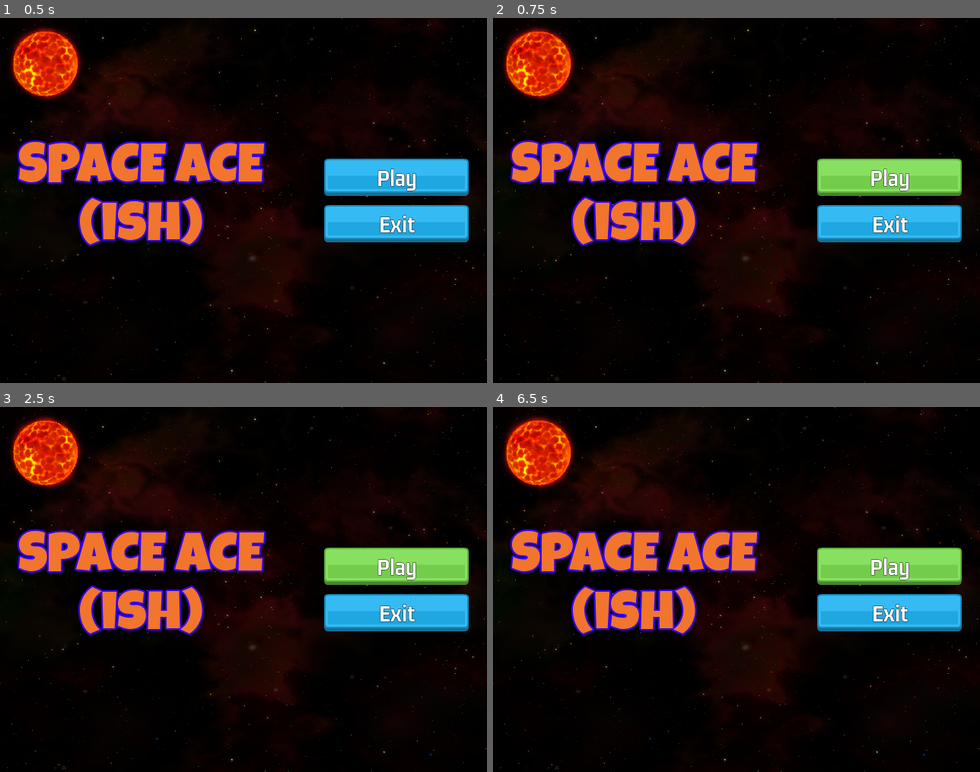
Above: before the commit, frames 1-4 (two rows, left to right).
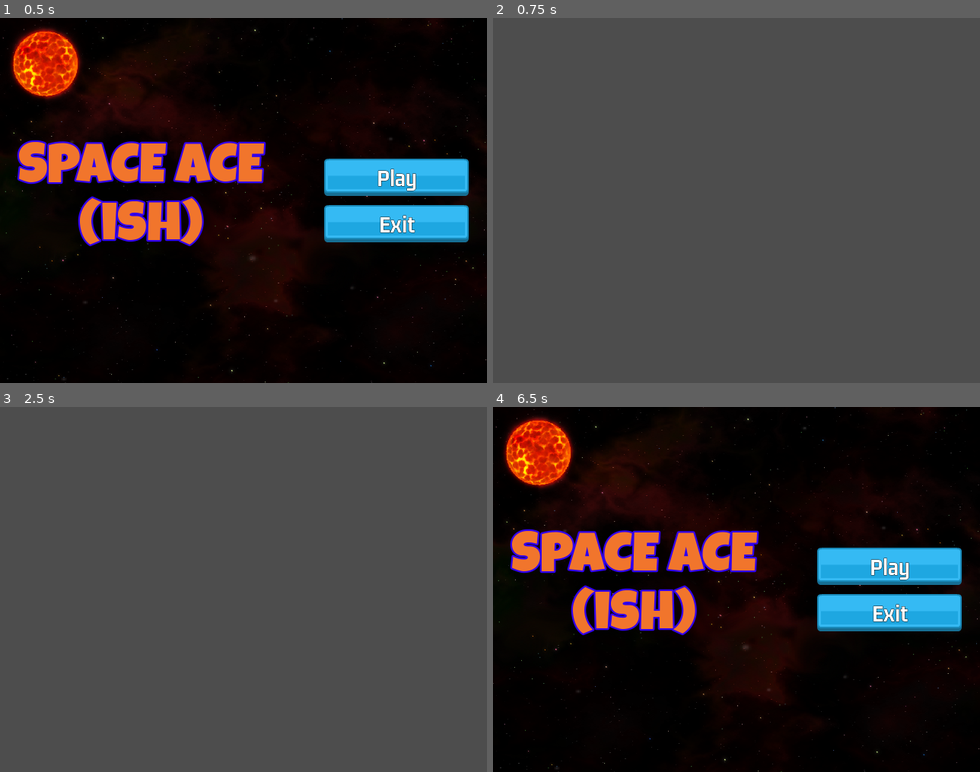
Above: after the commit, the same moments.

Repository: jaerrib/learning-godot
Game: Godot game, scene res://scenes/main/main.tscn
The game is run twice, just before and just after one commit, with the same random seed, the same clock (stepped at 60 frames per second) and the same inputs.
Inputs (mouse positions are in pixels of both pictures, inside the frame that each line leads up to):
- Up to frame 1 (0.5 s): no input
- Up to frame 2 (0.75 s): click "Play" at 0.5 s
- Up to frame 3 (2.5 s): click (394, 567) at 1.25 s, where only the run before the commit has a clickable "Play"; click (394, 567) at 2 s, where only the run before the commit has a clickable "Play"
- Up to frame 4 (6.5 s): tap Enter at 2.75, 4.25, 5.75 s; tap Space at 3.5, 5 s; tap Escape at 6.4 s

Frame 1 is identical in both runs. In frame 2, 100% of the frame differs, in the area x 0-100%, y 0-100%; in frame 3, 100%; in frame 4, 2.8%.

Commit message:
Set up base level, add navigation to and from menu

Diff:
--- a/space-ace/project.godot
+++ b/space-ace/project.godot
@@ -15,6 +15,10 @@
 config/features=PackedStringArray("4.3", "Forward Plus")
 config/icon="res://icon.png"
 
+[autoload]
+
+GameManager="*res://singletons/game_manager.gd"
+
 [display]
 
 window/size/viewport_width=640
--- /dev/null
+++ b/space-ace/scenes/level/level.gd
@@ -0,0 +1,11 @@
+extends Node2D
+
+
+# Called when the node enters the scene tree for the first time.
+func _ready() -> void:
+	pass # Replace with function body.
+
+
+func _process(delta: float) -> void:
+	if Input.is_key_pressed(KEY_ESCAPE):
+		GameManager.load_main_scene()
--- /dev/null
+++ b/space-ace/scenes/level/level.tscn
@@ -0,0 +1,6 @@
+[gd_scene load_steps=2 format=3 uid="uid://bp6nn3hnriyc"]
+
+[ext_resource type="Script" path="res://scenes/level/level.gd" id="1_164x3"]
+
+[node name="Level" type="Node2D"]
+script = ExtResource("1_164x3")
--- a/space-ace/scenes/main/main.gd
+++ b/space-ace/scenes/main/main.gd
@@ -12,8 +12,8 @@
 
 
 func _on_play_button_pressed() -> void:
-	print("Play button pressed")
+	GameManager.load_level_scene()
 
 
 func _on_exit_button_pressed() -> void:
-	print("Exit button pressed")
+	get_tree().quit()
--- a/space-ace/scenes/ui_button/ui_button.tscn
+++ b/space-ace/scenes/ui_button/ui_button.tscn
@@ -1,8 +1,9 @@
-[gd_scene load_steps=5 format=3 uid="uid://cky0pe7eoq2ha"]
+[gd_scene load_steps=6 format=3 uid="uid://cky0pe7eoq2ha"]
 
 [ext_resource type="Texture2D" uid="uid://cgs73xqxm3io4" path="res://assets/ui/blue_button00.png" id="1_5nn7i"]
 [ext_resource type="Texture2D" uid="uid://cpxvg7hpgnm6q" path="res://assets/ui/green_button00.png" id="2_ihxvo"]
 [ext_resource type="LabelSettings" uid="uid://bslymv1e3rjua" path="res://assets/GN_32_white.tres" id="2_q1cok"]
+[ext_resource type="Texture2D" uid="uid://c0y26ms27vujx" path="res://assets/ui/yellow_button00.png" id="3_a1ybs"]
 [ext_resource type="Script" path="res://scenes/ui_button/ui_button.gd" id="3_av3wj"]
 
 [node name="UIButton" type="TextureButton"]
@@ -10,7 +11,7 @@
 offset_bottom = 40.0
 texture_normal = ExtResource("1_5nn7i")
 texture_pressed = ExtResource("2_ihxvo")
-texture_hover = ExtResource("2_ihxvo")
+texture_hover = ExtResource("3_a1ybs")
 script = ExtResource("3_av3wj")
 
 [node name="Label" type="Label" parent="."]
--- /dev/null
+++ b/space-ace/singletons/game_manager.gd
@@ -0,0 +1,23 @@
+extends Node
+
+
+const LEVEL = preload("res://scenes/level/level.tscn")
+const MAIN = preload("res://scenes/main/main.tscn")
+
+
+func load_main_scene() -> void:
+	get_tree().change_scene_to_packed(MAIN)
+
+
+func load_level_scene() -> void:
+	get_tree().change_scene_to_packed(LEVEL)
+
+
+# Called when the node enters the scene tree for the first time.
+func _ready() -> void:
+	pass # Replace with function body.
+
+
+# Called every frame. 'delta' is the elapsed time since the previous frame.
+func _process(delta: float) -> void:
+	pass
